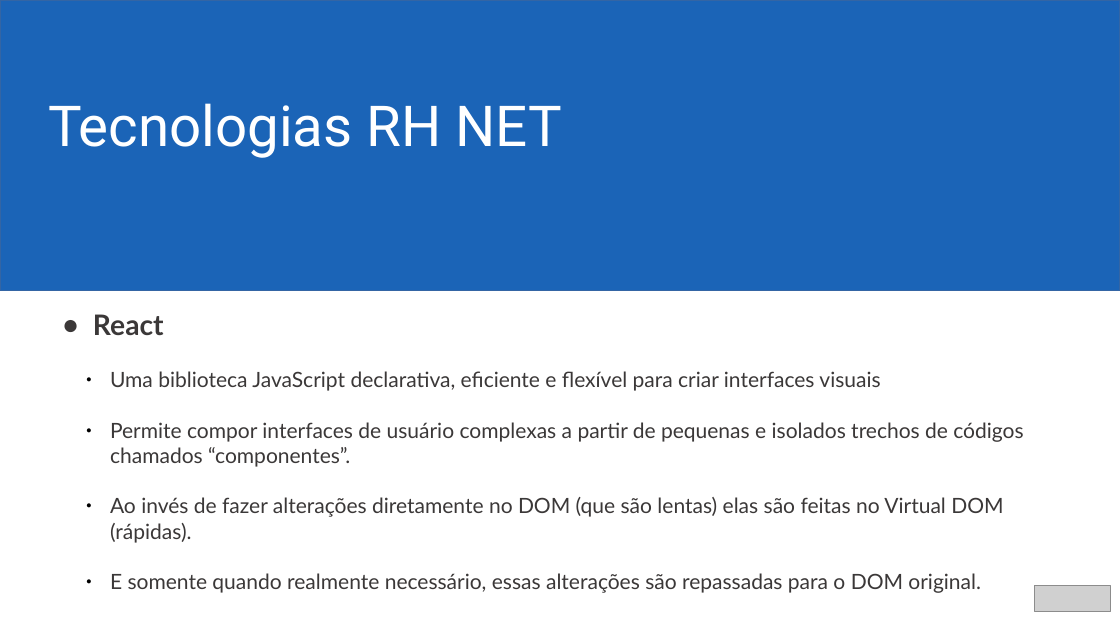
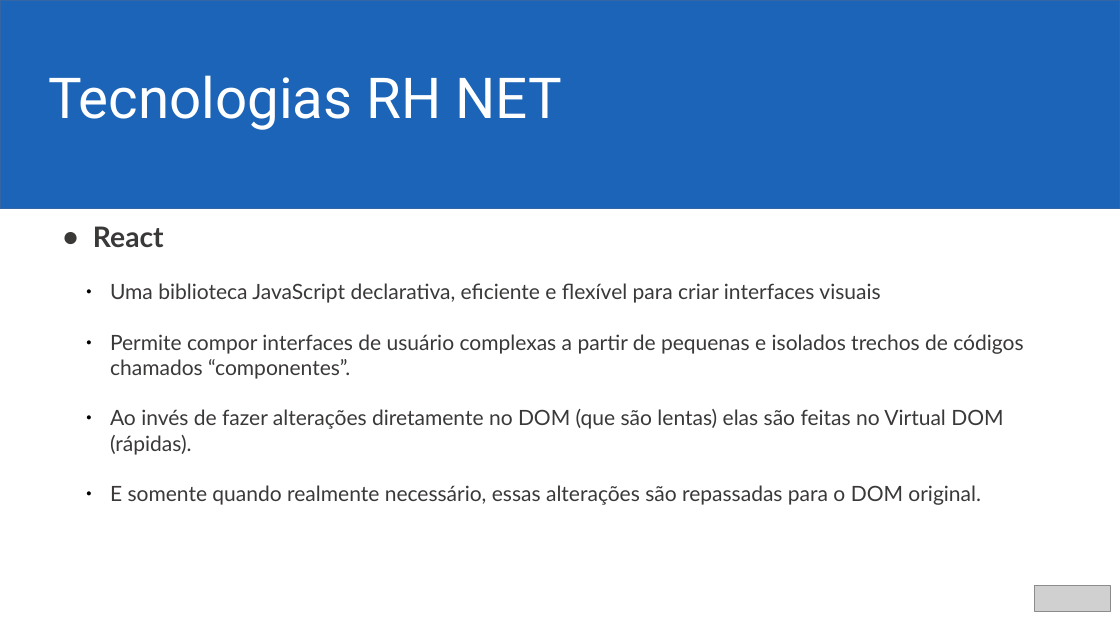
Before and after one commit to ericjrsilva/meetup-react-tests, a slide deck: slide 2 of apresentacao.odp. Drawn at 1120x630 pixels with LibreOffice and Linux fonts; fonts in the diff are those of the drawing; grey boxes stand for pictures; background and template pictures are left out. Boxes give left, top, right and bottom in pixels: in the first picture for what was removed or moved away, otherwise in the second. Text is boxed around its words. In the diff, an @@ line names an element or a change of style, - is before the commit and + after.

```diff
--- a/apresentacao.odp
+++ b/apresentacao.odp
@@ rectangle: place and size @@
-rectangle at [0,0,1120,291]
+rectangle at [0,0,1120,208]
@@ text "Tecnologias RH NET": place and size @@
-text "Tecnologias RH NET" at [48,103,562,158]
+text "Tecnologias RH NET" at [48,75,562,130]
@@ text "React": place and size @@
-text "React" at [93,314,1023,593]
+text "React" at [93,226,1023,505]
```
Also in this commit, not shown: 3 other slides changed, 2 slides added, 3 slides removed.
